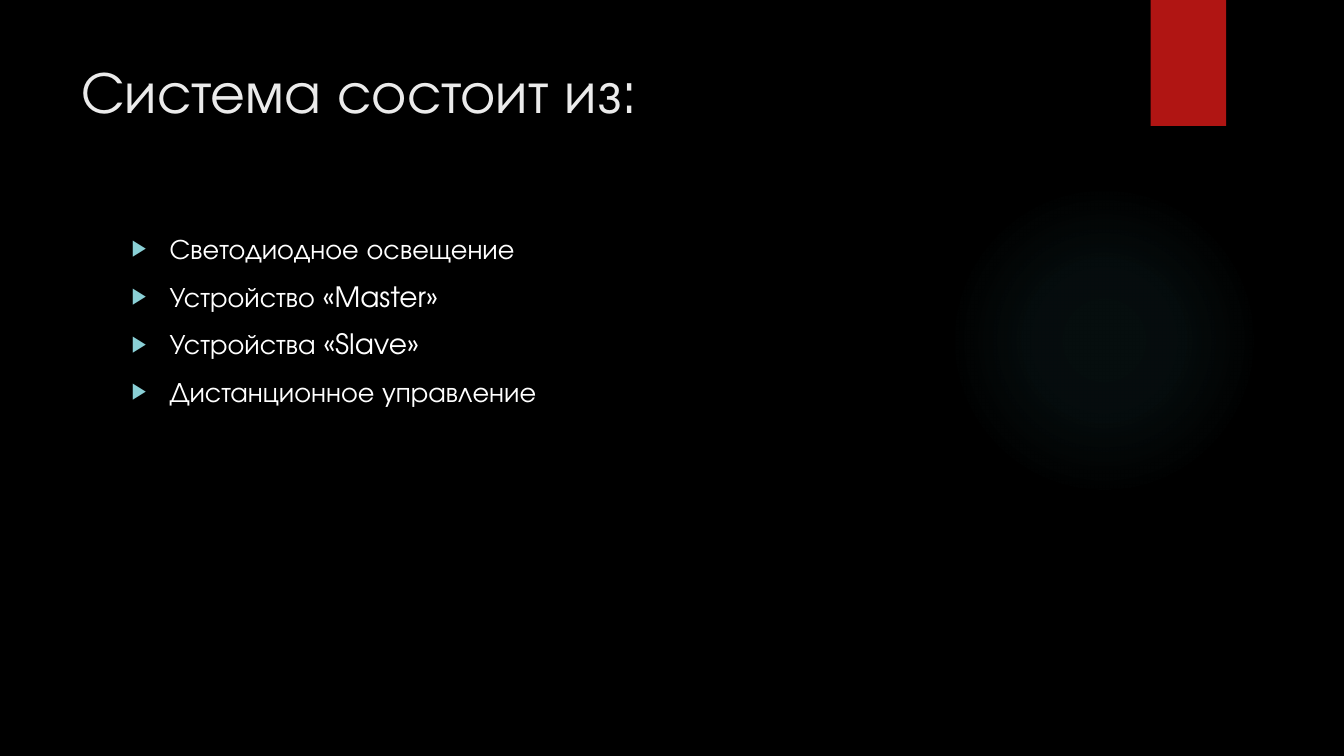
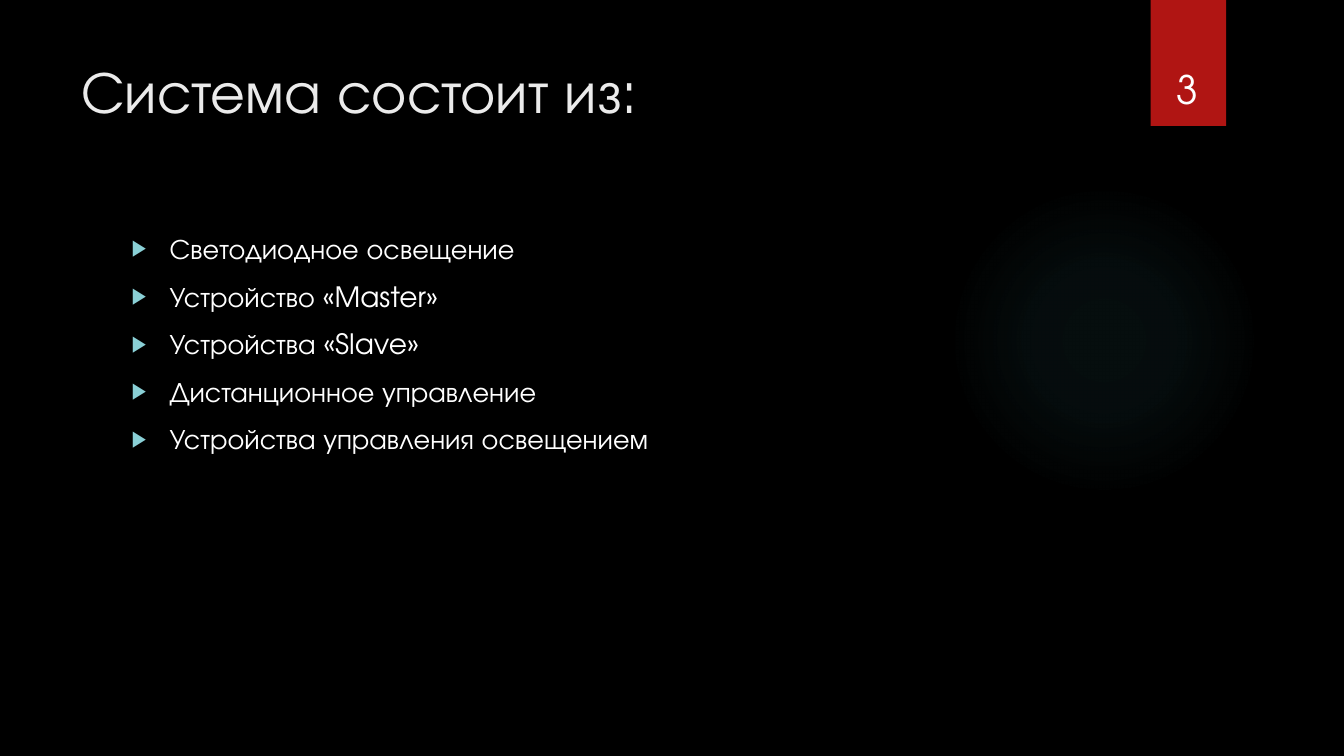
Before and after one commit to VitSaf/NIR, a slide deck: slide 3 of Презентация Microsoft PowerPoint.pptx. Drawn at 1344x756 pixels with LibreOffice and Linux fonts; fonts in the diff are those of the drawing; background and template pictures are left out. Boxes give left, top, right and bottom in pixels: in the first picture for what was removed or moved away, otherwise in the second. Text is boxed around its words. In the diff, an @@ line names an element or a change of style, - is before the commit and + after.

```diff
--- a/Презентация Microsoft PowerPoint.pptx
+++ b/Презентация Microsoft PowerPoint.pptx
@@ page number added at box(1177, 74, 1199, 105), 28 pt, text #FFFFFF @@
+3
@@ text at box(170, 430, 648, 454): paragraph added @@
+▶ Устройства управления освещением
```
Also in this commit, not shown: 6 other slides changed, 2 slides added, 2 other files.
